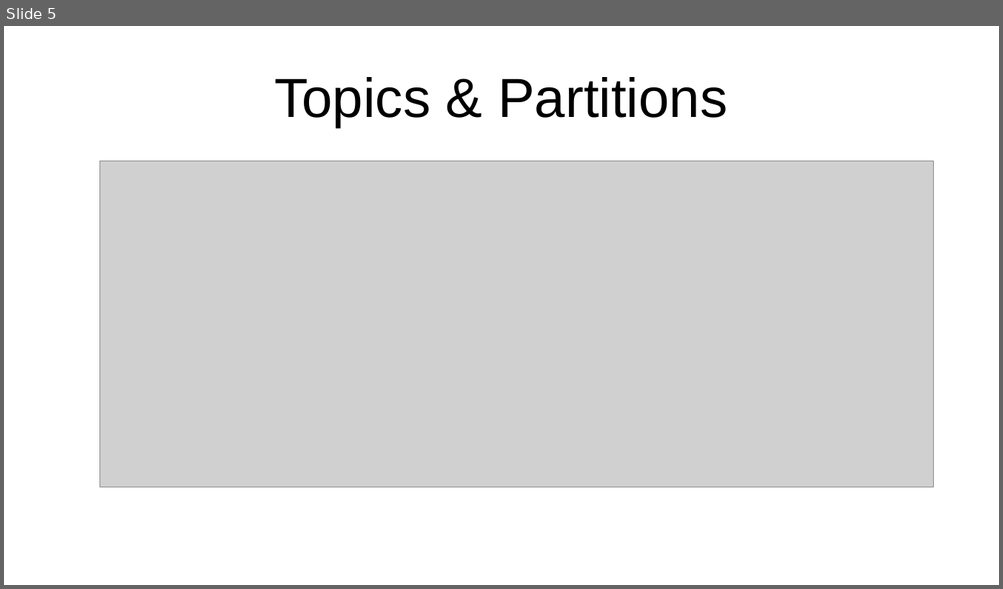
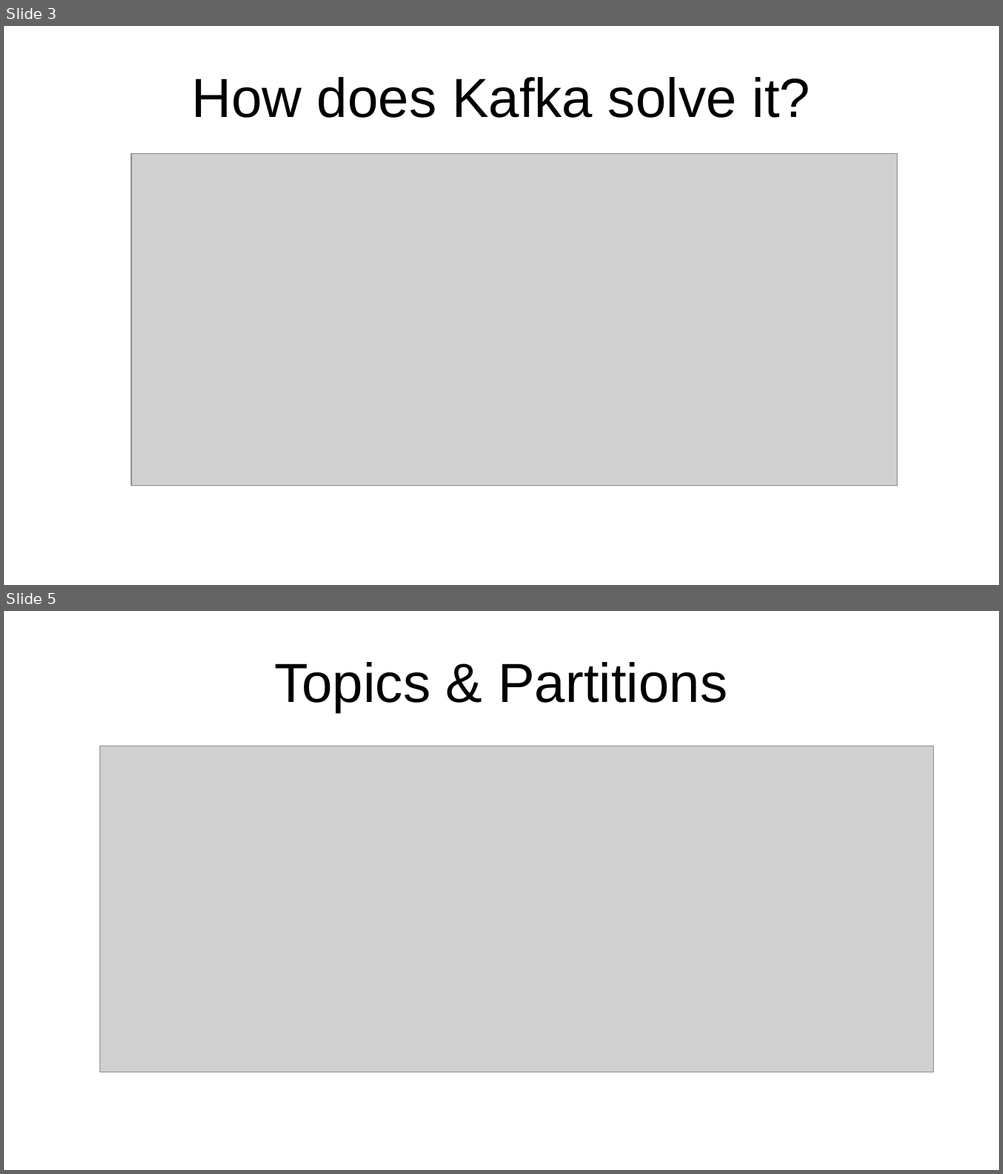
Before and after one commit to rogithub/kafka-client-dotnet, a slide deck: presentacion/kafka.odp. Shown one above the other, each under a label of ours: slide 5 before the commit, slides 3 and 5 after it; the slides between them are not shown. The pictures are 1003x589 and 1003x1174 pixels, drawn with LibreOffice and Linux fonts; fonts in the diff are those of the drawing; grey boxes stand for pictures. Boxes give left, top, right and bottom in pixels: in the first picture for what was removed or moved away, otherwise in the second. Text is boxed around its words. In the diff, an @@ line names an element or a change of style, - is before the commit and + after.

```diff
--- a/presentacion/kafka.odp
+++ b/presentacion/kafka.odp
@@ slide 3 added at (4, 26, 999, 585), background #FFFFFF @@
@@ title added at (191, 77, 810, 118), 44 pt, text #000000 @@
+How does Kafka solve it?
@@ picture added at (131, 153, 897, 486) @@
```
Also in this commit, not shown: 3 slides changed, 1 other slide added, 2 slides removed.
